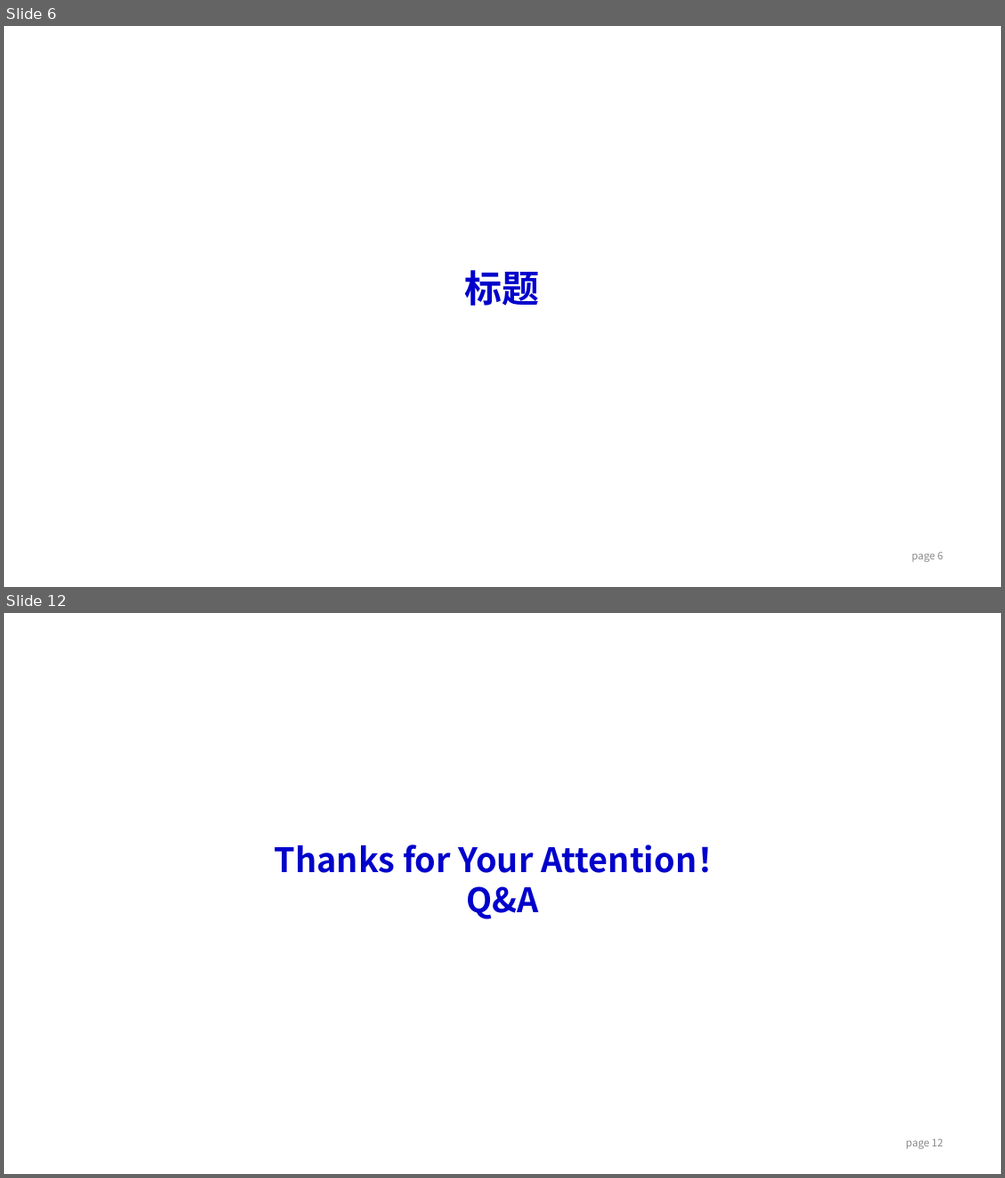
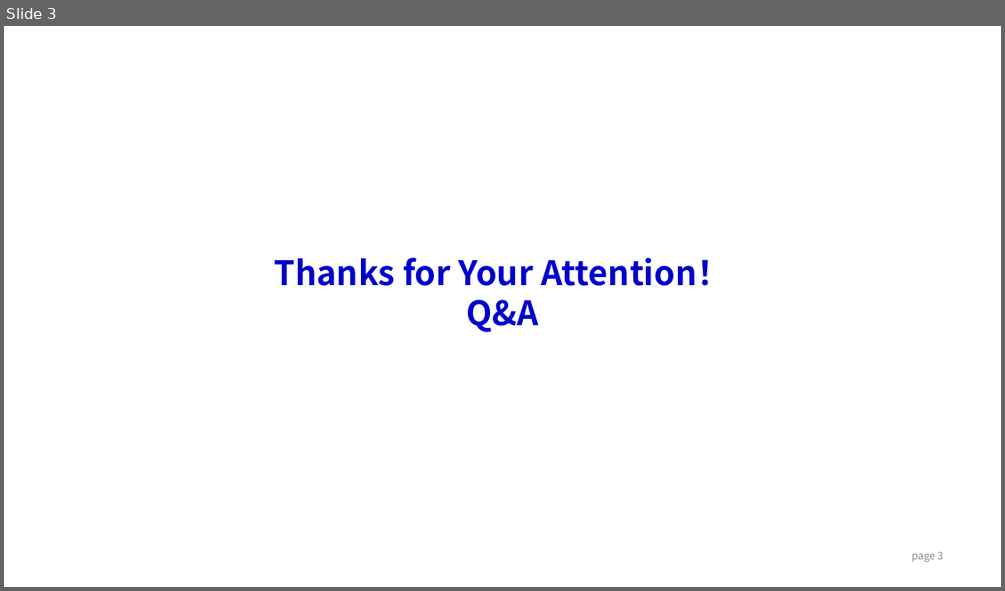
Before and after one commit to dzx0217/dzx0217.github.io, a slide deck: contents/ppt/Template.pptx. Shown one above the other, each under a label of ours: slides 6 and 12 before the commit, slide 3 after it; the slides between them are not shown. The pictures are 1005x1178 and 1005x591 pixels, drawn with LibreOffice and Linux fonts; fonts in the diff are those of the drawing. Boxes give left, top, right and bottom in pixels: in the first picture for what was removed or moved away, otherwise in the second. Text is boxed around its words. In the diff, an @@ line names an element or a change of style, - is before the commit and + after.

```diff
--- a/contents/ppt/Template.pptx
+++ b/contents/ppt/Template.pptx
@@ slide 6 removed at (4, 26, 1001, 587), background #FFFFFF @@
@@ title removed at (465, 270, 540, 305) @@
-标题
@@ page number removed at (912, 551, 943, 562) @@
-page 6
@@ what was slide 12 is now slide 3 @@
@@ page number at (912, 551, 943, 562): text changed @@
-page 12
+page 3
```
Also in this commit, not shown: 1 slide changed, 1 slide added, 9 other slides removed.
